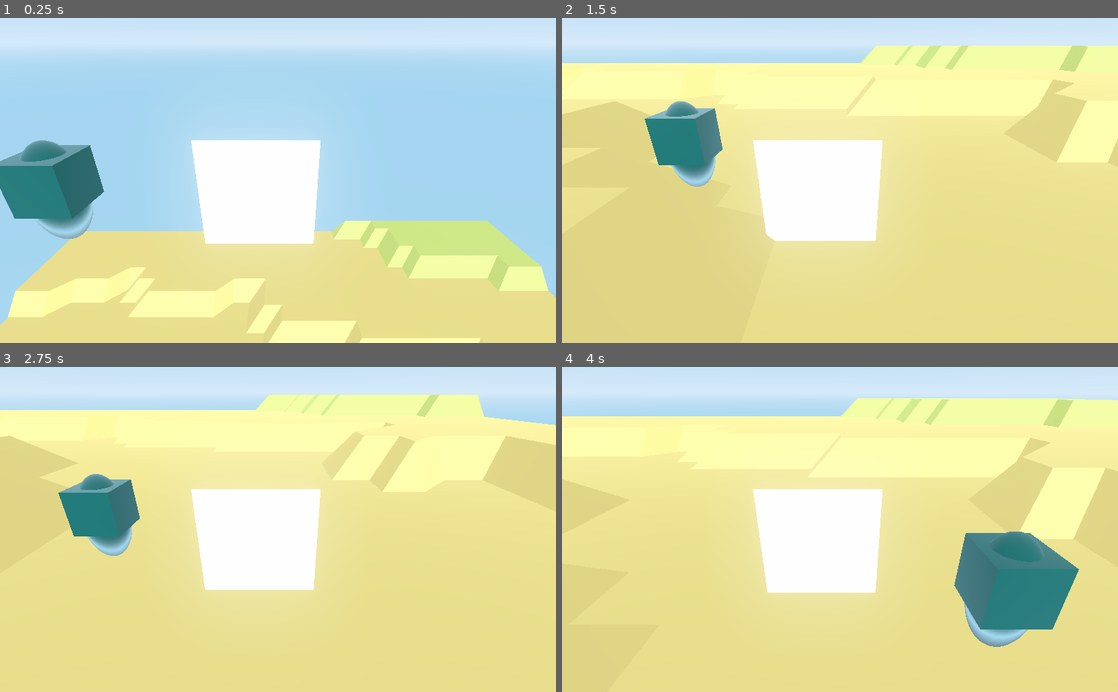
Above: before the commit, frames 1-4 (two rows, left to right).
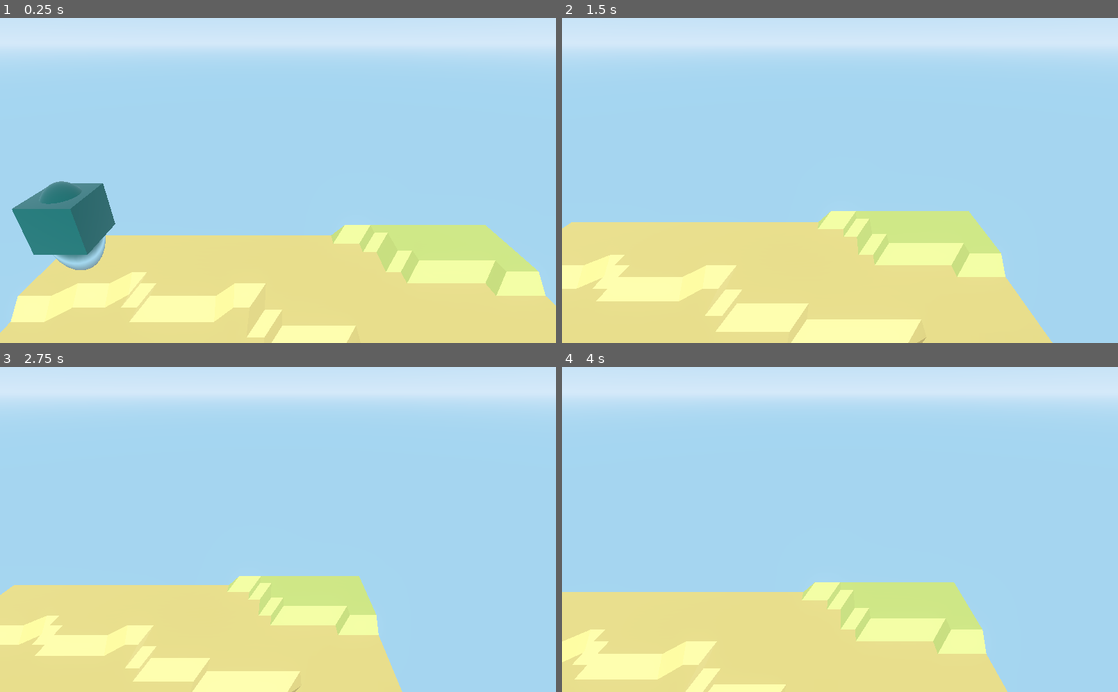
Above: after the commit, the same moments.

Repository: magnetenstad/High-Castle
Game: Godot game, scene res://SceneMain/Main.tscn
Same seed, same stepped clock (60 frames per second), same inputs: the game is played once before the commit and once after it.
Inputs (mouse positions are in pixels of both pictures, inside the frame that each line leads up to):
- Up to frame 1 (0.25 s): no input
- Up to frame 2 (1.5 s): move the mouse to (962, 164) at 0.52 s; hold D 0.53-1.28 s; hold Shift 0.53-1.28 s; click (962, 164) at 0.67 s; tap Space at 0.77 s; tap Q at 0.8, 1.35 s; move the mouse to (728, 196) at 1.27 s; hold S from 1.28 s (still down)
- Up to frame 3 (2.75 s): tap Space at 1.52 s; tap E at 1.55 s; move the mouse to (333, 458) at 2.02 s; release S at 2.03 s; hold D from 2.03 s (still down); hold E from 2.03 s (still down); tap Shift at 2.3 s
- Up to frame 4 (4 s): move the mouse to (812, 594) at 2.77 s; release D at 2.78 s; release E at 2.78 s; hold W 2.78-3.53 s; tap Shift at 2.85 s; click (812, 594) at 2.92 s; tap Space at 3.02, 3.77 s; tap Q at 3.05 s; move the mouse to (1006, 578) at 3.52 s; hold A from 3.53 s (still down); hold Q from 3.53 s (still down); tap E at 3.8 s

The runs differ from the first frame. In frame 1, 16% of the frame differs, in the area x 0-100%, y 37-100%; in frame 2, 68%; in frame 3, 72%, in the area x 0-100%, y 8-100%; in frame 4, 71%.

Commit message:
Camera controls

Diff:
--- a/Game/Player.tscn
+++ b/Game/Player.tscn
@@ -21,7 +21,8 @@
 
 [node name="Sprite3D" type="Sprite3D" parent="."]
 transform = Transform( 1, 0, 0, 0, 1, 0, 0, 0, 1, -0.450689, 2.26244, -0.367474 )
-material_override = SubResource( 4 )
+visible = false
+material_override = SubResource( 1 )
 pixel_size = 0.02
 texture = ExtResource( 2 )
 
--- a/Game/SceneMain/RigidBody.gd
+++ b/Game/SceneMain/RigidBody.gd
@@ -1,8 +1,10 @@
 extends KinematicBody
 
 # Declare member variables here. Examples:
-var gravity = Vector3.DOWN * 12
+var gravity = Vector3.DOWN * 0
 var speed = 4
+var min_speed = 4
+var max_speed = 24
 var jump_speed = 6
 var jump = false
 
@@ -18,6 +20,13 @@
 func get_input():
 	velocity.x = 0
 	velocity.z = 0
+	velocity.y = 0
+
+	if Input.is_key_pressed(KEY_SHIFT):
+		speed = (speed + max_speed*0.01)/(1+0.01)
+	else:
+		speed = min_speed
+
 	if Input.is_key_pressed(KEY_A):
 		velocity += -transform.basis.x * speed
 	if Input.is_key_pressed(KEY_D):
@@ -26,6 +35,10 @@
 		velocity += -transform.basis.z * speed
 	if Input.is_key_pressed(KEY_S):
 		velocity += transform.basis.z * speed
+	if Input.is_key_pressed(KEY_Q):
+		velocity.y -= speed
+	if Input.is_key_pressed(KEY_E):
+		velocity.y += speed
 	if Input.is_key_pressed(KEY_LEFT):
 		rotate_y(PI/100)
 	if Input.is_key_pressed(KEY_RIGHT):
Not shown: 1 places in Game/Player.tscn that only renumber resources
